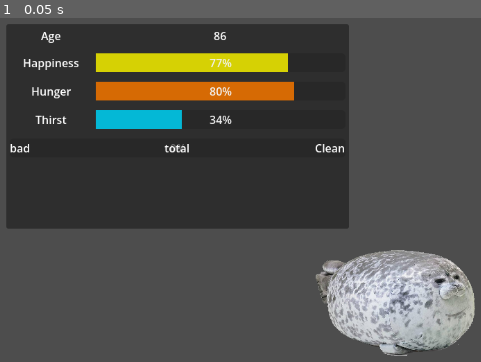
Above: before the commit, frame 1.
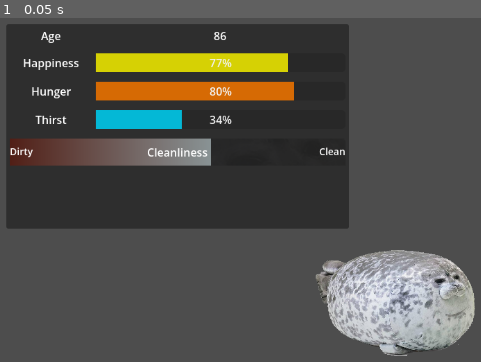
Above: after the commit, the same moment.

Repository: Kaplin86/ceiling-game
Game: Godot game, scene res://main.tscn
The game is run twice, just before and just after one commit, with the same random seed, the same clock (stepped at 60 frames per second) and the same inputs.
Inputs:
- Up to frame 1 (0.05 s): no input

The runs differ from the first frame. In frame 1, 3.4% of the frame differs, in the area x 2-72%, y 34-44%.

Commit message:
nutritional stats

Diff:
--- a/code/StatScreen.gd
+++ b/code/StatScreen.gd
@@ -31,3 +31,16 @@
 		statNode.add_theme_stylebox_override("fill",StyleBoxFlat.new())
 		statNode.get_theme_stylebox("fill").bg_color = Color( stat.color,0.9)
 		print(stat.color)
+
+	if stat.DisplayType == stat.DisplayTypes.SPECTRUM:
+		var statNode : TextureProgressBar = newNodeReal.find_child("VALUE",true)
+		statNode.value = randf_range(0,100)
+
+		var textureResource : GradientTexture2D = statNode.texture_progress
+		textureResource.gradient.set_color(0,stat.color.inverted())
+		textureResource.gradient.set_color(1,stat.color)
+
+		var lowerName : Label = newNodeReal.find_child("LOWERNAME",true)
+		lowerName.text = stat.LowerName
+		var totalName : Label = newNodeReal.find_child("TOTAL",true)
+		totalName.text = stat.TotalName
--- /dev/null
+++ b/data/stats/carbs.tres
@@ -0,0 +1,11 @@
+[gd_resource type="Resource" script_class="StatDefinition" format=3 uid="uid://7wigpycd78m6"]
+
+[ext_resource type="Script" uid="uid://camb7r8377tr2" path="res://code/statStuff/StatDefinition.gd" id="1_sd3dy"]
+
+[resource]
+script = ExtResource("1_sd3dy")
+DisplayName = "Carbs"
+DisplayType = 1
+color = Color(0.86055344, 0.9137255, 0.3577941, 1)
+defaultValue = 90
+metadata/_custom_type_script = "uid://camb7r8377tr2"
--- /dev/null
+++ b/data/stats/fruits.tres
@@ -0,0 +1,11 @@
+[gd_resource type="Resource" script_class="StatDefinition" format=3 uid="uid://ct6rrvuxw8ltl"]
+
+[ext_resource type="Script" uid="uid://camb7r8377tr2" path="res://code/statStuff/StatDefinition.gd" id="1_2ph0k"]
+
+[resource]
+script = ExtResource("1_2ph0k")
+DisplayName = "NUTRITION: Fruits"
+DisplayType = 1
+color = Color(0.6695956, 0.9137255, 0, 1)
+defaultValue = 90
+metadata/_custom_type_script = "uid://camb7r8377tr2"
--- /dev/null
+++ b/data/stats/protein.tres
@@ -0,0 +1,11 @@
+[gd_resource type="Resource" script_class="StatDefinition" format=3 uid="uid://biu0ug52xv2ty"]
+
+[ext_resource type="Script" uid="uid://camb7r8377tr2" path="res://code/statStuff/StatDefinition.gd" id="1_873b7"]
+
+[resource]
+script = ExtResource("1_873b7")
+DisplayName = "Protein"
+DisplayType = 1
+color = Color(0.80078125, 0.40660396, 0, 1)
+defaultValue = 90
+metadata/_custom_type_script = "uid://camb7r8377tr2"
--- /dev/null
+++ b/data/stats/sugar.tres
@@ -0,0 +1,11 @@
+[gd_resource type="Resource" script_class="StatDefinition" format=3 uid="uid://14tt16gol0nb"]
+
+[ext_resource type="Script" uid="uid://camb7r8377tr2" path="res://code/statStuff/StatDefinition.gd" id="1_2e1of"]
+
+[resource]
+script = ExtResource("1_2e1of")
+DisplayName = "Sugars"
+DisplayType = 1
+color = Color(0.9020849, 0.76364756, 0.9137255, 1)
+defaultValue = 90
+metadata/_custom_type_script = "uid://camb7r8377tr2"
--- a/data/stats/thirst.tres
+++ b/data/stats/thirst.tres
@@ -6,6 +6,6 @@
 script = ExtResource("1_gs48f")
 DisplayName = "Thirst"
 DisplayType = 1
-color = Color(0, 0.7848703, 0.9137255, 1)
+color = Color(0, 0.78431374, 0.9137255, 1)
 defaultValue = 100
 metadata/_custom_type_script = "uid://camb7r8377tr2"
--- /dev/null
+++ b/data/stats/veggies.tres
@@ -0,0 +1,11 @@
+[gd_resource type="Resource" script_class="StatDefinition" format=3 uid="uid://dsc24xs5jkwfj"]
+
+[ext_resource type="Script" uid="uid://camb7r8377tr2" path="res://code/statStuff/StatDefinition.gd" id="1_7psmb"]
+
+[resource]
+script = ExtResource("1_7psmb")
+DisplayName = "Veggies"
+DisplayType = 1
+color = Color(0, 0.9137255, 0.4572967, 1)
+defaultValue = 90
+metadata/_custom_type_script = "uid://camb7r8377tr2"
--- a/scenes/statDisplays/spectrum.tscn
+++ b/scenes/statDisplays/spectrum.tscn
@@ -1,20 +1,22 @@
 [gd_scene format=3 uid="uid://d2ad6wpuih4gi"]
 
-[sub_resource type="StyleBoxFlat" id="StyleBoxFlat_ehh6v"]
-content_margin_left = 2.0
-content_margin_top = 2.0
-content_margin_right = 2.0
-content_margin_bottom = 2.0
-bg_color = Color(1, 1, 1, 0.4)
-corner_radius_top_left = 6
-corner_radius_top_right = 6
-corner_radius_bottom_right = 6
-corner_radius_bottom_left = 6
-corner_detail = 6
+[ext_resource type="Texture2D" uid="uid://b13ixey1te8gc" path="res://ceiling.png" id="1_avu4p"]
+
+[sub_resource type="AtlasTexture" id="AtlasTexture_8cg4w"]
+atlas = ExtResource("1_avu4p")
+region = Rect2(347.65, 149.98, 484, 39)
+
+[sub_resource type="Gradient" id="Gradient_ehh6v"]
+
+[sub_resource type="GradientTexture2D" id="GradientTexture2D_avu4p"]
+gradient = SubResource("Gradient_ehh6v")
+width = 484
+height = 39
+repeat = 1
 
 [node name="Control" type="MarginContainer" unique_id=784974877]
-offset_right = 398.0
-offset_bottom = 37.0
+offset_right = 343.0
+offset_bottom = 49.0
 theme_override_constants/margin_left = 5
 theme_override_constants/margin_top = 5
 theme_override_constants/margin_right = 5
@@ -23,12 +25,13 @@
 [node name="HBoxContainer2" type="HBoxContainer" parent="." unique_id=960304131]
 layout_mode = 2
 
-[node name="VALUE" type="ProgressBar" parent="HBoxContainer2" unique_id=130230911]
+[node name="VALUE" type="TextureProgressBar" parent="HBoxContainer2" unique_id=1248474000]
 layout_mode = 2
 size_flags_horizontal = 3
 size_flags_stretch_ratio = 3.0
-theme_override_colors/font_color = Color(0.9490196, 0.9490196, 0.9490196, 0.34509805)
-theme_override_styles/fill = SubResource("StyleBoxFlat_ehh6v")
+texture_under = SubResource("AtlasTexture_8cg4w")
+texture_progress = SubResource("GradientTexture2D_avu4p")
+tint_under = Color(0.14509805, 0.14509805, 0.14509805, 0.27058825)
 
 [node name="LOWERNAME" type="Label" parent="HBoxContainer2/VALUE" unique_id=605647972]
 layout_mode = 1
@@ -40,7 +43,9 @@
 offset_bottom = 11.5
 grow_horizontal = 2
 grow_vertical = 2
+theme_override_font_sizes/font_size = 14
 text = "bad"
+vertical_alignment = 1
 
 [node name="NAME" type="Label" parent="HBoxContainer2/VALUE" unique_id=202935932]
 layout_mode = 1
@@ -52,8 +57,10 @@
 offset_bottom = 11.5
 grow_horizontal = 2
 grow_vertical = 2
+theme_override_font_sizes/font_size = 14
 text = "bad"
 horizontal_alignment = 2
+vertical_alignment = 1
 
 [node name="TOTAL" type="Label" parent="HBoxContainer2/VALUE" unique_id=1961572750]
 layout_mode = 1
@@ -65,5 +72,7 @@
 offset_bottom = 11.5
 grow_horizontal = 2
 grow_vertical = 2
+theme_override_font_sizes/font_size = 16
 text = "total"
 horizontal_alignment = 1
+vertical_alignment = 1
